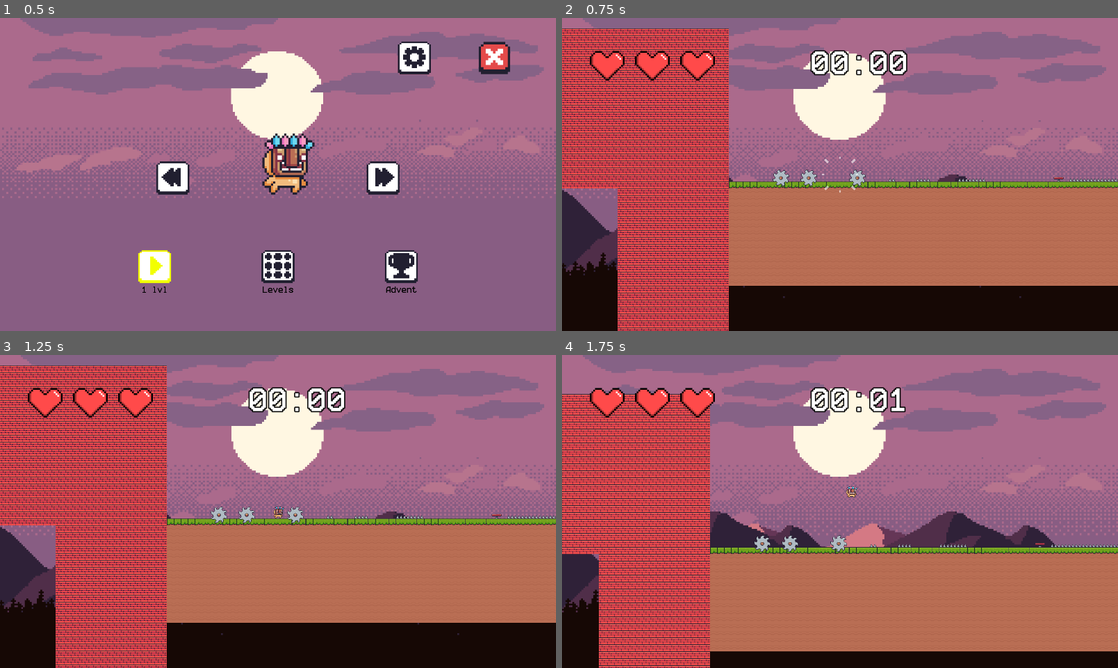
Above: before the commit, frames 1-4 (two rows, left to right).
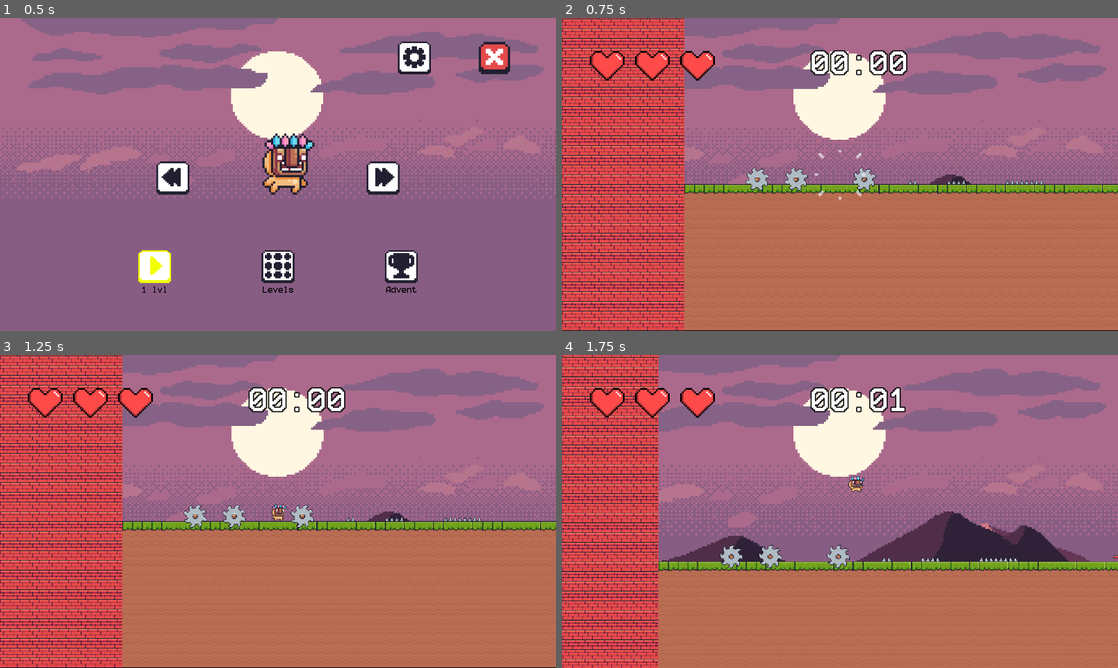
Above: after the commit, the same moments.

Repository: grafscorp/MiniPlatformer
Game: Godot game, scene res://scens/ui/main_menu.tscn
Two runs of this game, one before a commit and one after it. Both use one fixed random seed, a clock stepped at 60 frames per second and the inputs below. Sound files missing from this copy of the repository are replaced by a short silence.
Inputs (mouse positions are in pixels of both pictures, inside the frame that each line leads up to):
- Up to frame 1 (0.5 s): no input
- Up to frame 2 (0.75 s): click (717, 265) at 0.5 s
- Up to frame 3 (1.25 s): no input
- Up to frame 4 (1.75 s): hold D (right) from 1.28 s (still down); tap Space (jump) at 1.52 s

Frame 1 is identical in both runs. In frame 2, 35% of the frame differs, in the area x 0-100%, y 0-100%; in frame 3, 35%; in frame 4, 31%.

Commit message:
починил паралакс

Diff:
--- a/scens/LVLS/lvl1.tscn
+++ b/scens/LVLS/lvl1.tscn
@@ -40,7 +40,7 @@
 [node name="ParallaxLayer3" type="ParallaxLayer" parent="ParallaxBackground"]
 motion_scale = Vector2(0.2, 0)
 motion_offset = Vector2(272, 0)
-motion_mirroring = Vector2(272, 0)
+motion_mirroring = Vector2(1088, 0)
 
 [node name="Parallax-mountain-bg" type="Sprite2D" parent="ParallaxBackground/ParallaxLayer3"]
 position = Vector2(608, 400)
@@ -50,7 +50,7 @@
 [node name="ParallaxLayer4" type="ParallaxLayer" parent="ParallaxBackground"]
 motion_scale = Vector2(0.1, 0)
 motion_offset = Vector2(544, 0)
-motion_mirroring = Vector2(544, 0)
+motion_mirroring = Vector2(2176, 0)
 
 [node name="Parallax-mountain-bg" type="Sprite2D" parent="ParallaxBackground/ParallaxLayer4"]
 position = Vector2(608, 400)
@@ -60,7 +60,7 @@
 [node name="ParallaxLayer5" type="ParallaxLayer" parent="ParallaxBackground"]
 motion_scale = Vector2(0.4, 0)
 motion_offset = Vector2(544, 0)
-motion_mirroring = Vector2(544, 0)
+motion_mirroring = Vector2(2176, 0)
 
 [node name="Parallax-mountain-bg" type="Sprite2D" parent="ParallaxBackground/ParallaxLayer5"]
 position = Vector2(608, 400)
--- a/scens/Player/player.tscn
+++ b/scens/Player/player.tscn
@@ -423,6 +423,7 @@
 shape = SubResource("RectangleShape2D_vpbl0")
 
 [node name="Camera2D" type="Camera2D" parent="."]
+zoom = Vector2(1.4, 1.4)
 position_smoothing_enabled = true
 rotation_smoothing_enabled = true
 editor_draw_limits = true
